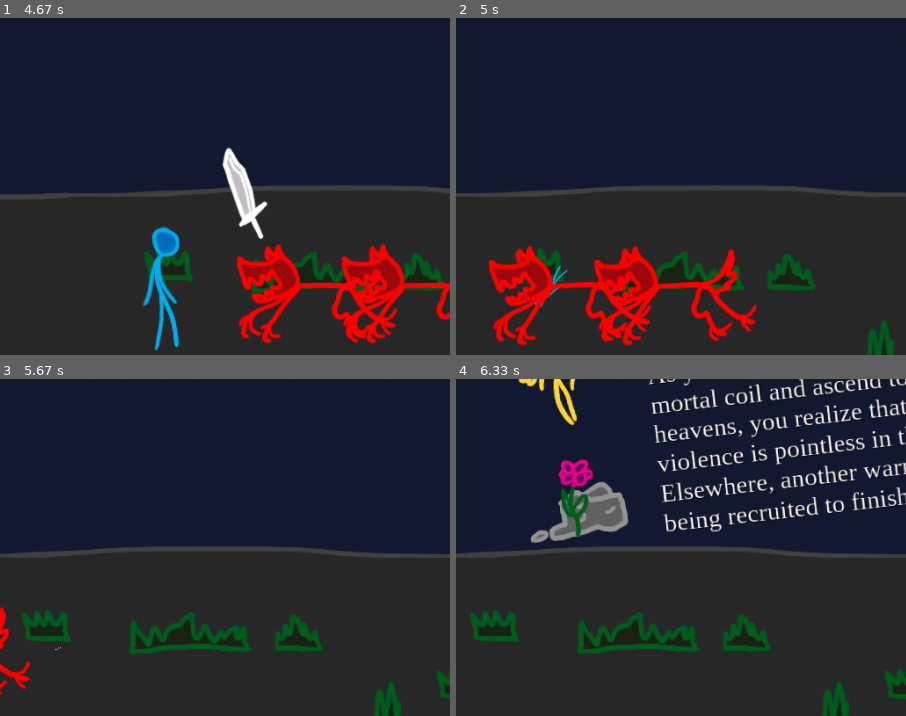
Above: before the commit, frames 1-4 (two rows, left to right).
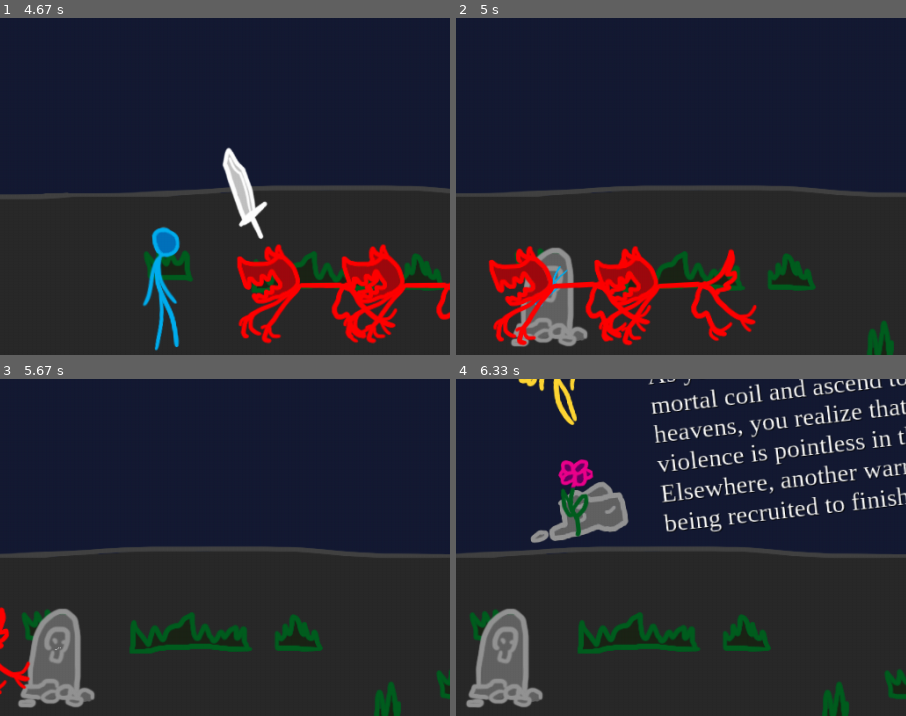
Above: after the commit, the same moments.

Repository: Atomotron/Learning-Pygame
Game: pygame game, started from examples/4_sprite_class.py
Two runs of this game, one before a commit and one after it. Both use one fixed random seed, a clock stepped at 60 frames per second and the inputs below.
Inputs (mouse positions are % of the whole screen's width and height, from its top left):
- Up to frame 1 (4.67 s): click (50, 50) at 0.38 s; hold Right 0.67-1.13 s; click (82, 47) at 0.75 s; hold Right 1.17-1.63 s; click (26, 51) at 1.25 s; hold Left 1.67-2.2 s; click (19, 35) at 1.75 s; hold Left 2.23-2.63 s; click (65, 15) at 2.32 s; hold Right 2.67-3.3 s; click (62, 59) at 2.75 s; hold Left 3.33-3.8 s; click (52, 16) at 3.42 s; hold Right 3.83-4.3 s; click (14, 47) at 3.92 s; hold Right from 4.33 s (still down); click (51, 60) at 4.42 s
- Up to frame 2 (5 s): release Right at 4.8 s
- Up to frame 3 (5.67 s): no input
- Up to frame 4 (6.33 s): no input
The pictures show only the part of the screen within x 17-67%, y 45-95%; the shares and areas given below are measured in that part.

Frame 1 is identical in both runs. In frame 2, 2.3% of the frame differs, in the area x 12-30%, y 67-98%; in frame 3, 3.2%; in frame 4, 3.2%, in the area x 2-20%, y 67-98%.

Commit message:
Make gravestone when dead

Diff:
--- a/examples/4_sprite_class.py
+++ b/examples/4_sprite_class.py
@@ -20,6 +20,7 @@
 
 # Load image and sound assets
 spritesheet = pygame.image.load("../img/sprites.png").convert_alpha()
+spritegrave = pygame.image.load("../img/sprite_grave.png").convert_alpha()
 playersheet = pygame.image.load("../img/spriteanim_v2.png").convert_alpha()
 messages = pygame.image.load("../img/messages.png").convert_alpha()
 backgrounds = [
@@ -288,6 +289,13 @@
         self.dead = True
         self.anim_state |= Sprite.DISAPPEAR | Sprite.HURT
         self.sword_launcher.die()
+        Sprite(
+            self.world,
+            spritegrave,
+            spritegrave.get_rect(),
+            self.pos
+        )
+        self.world.z_sort()
     def throw_sword_at(self,screen_pos):
         screen_pos = np.array(screen_pos,dtype=np.float_)
         target_pos = self.world.camera + screen_pos
